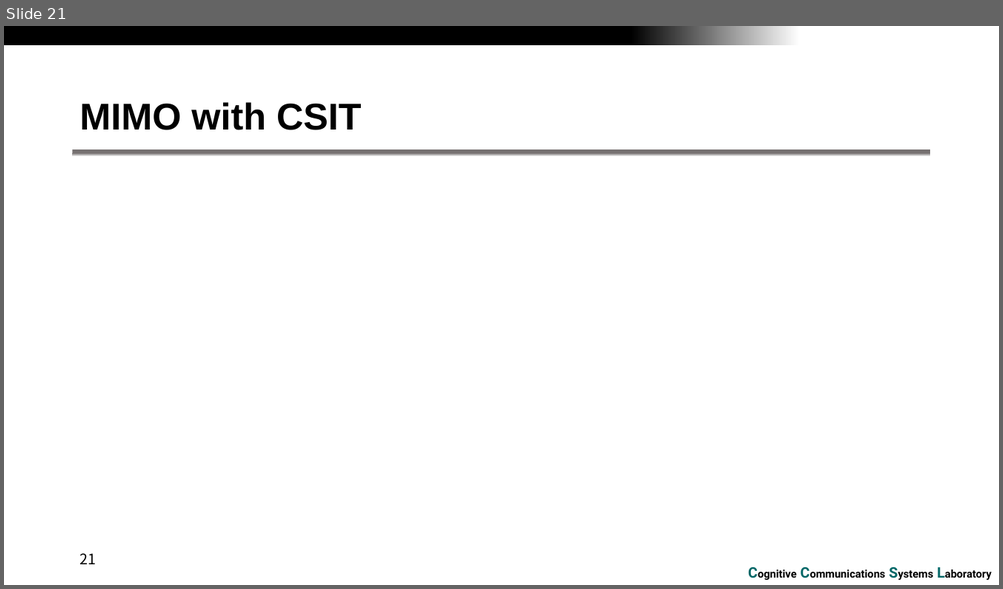
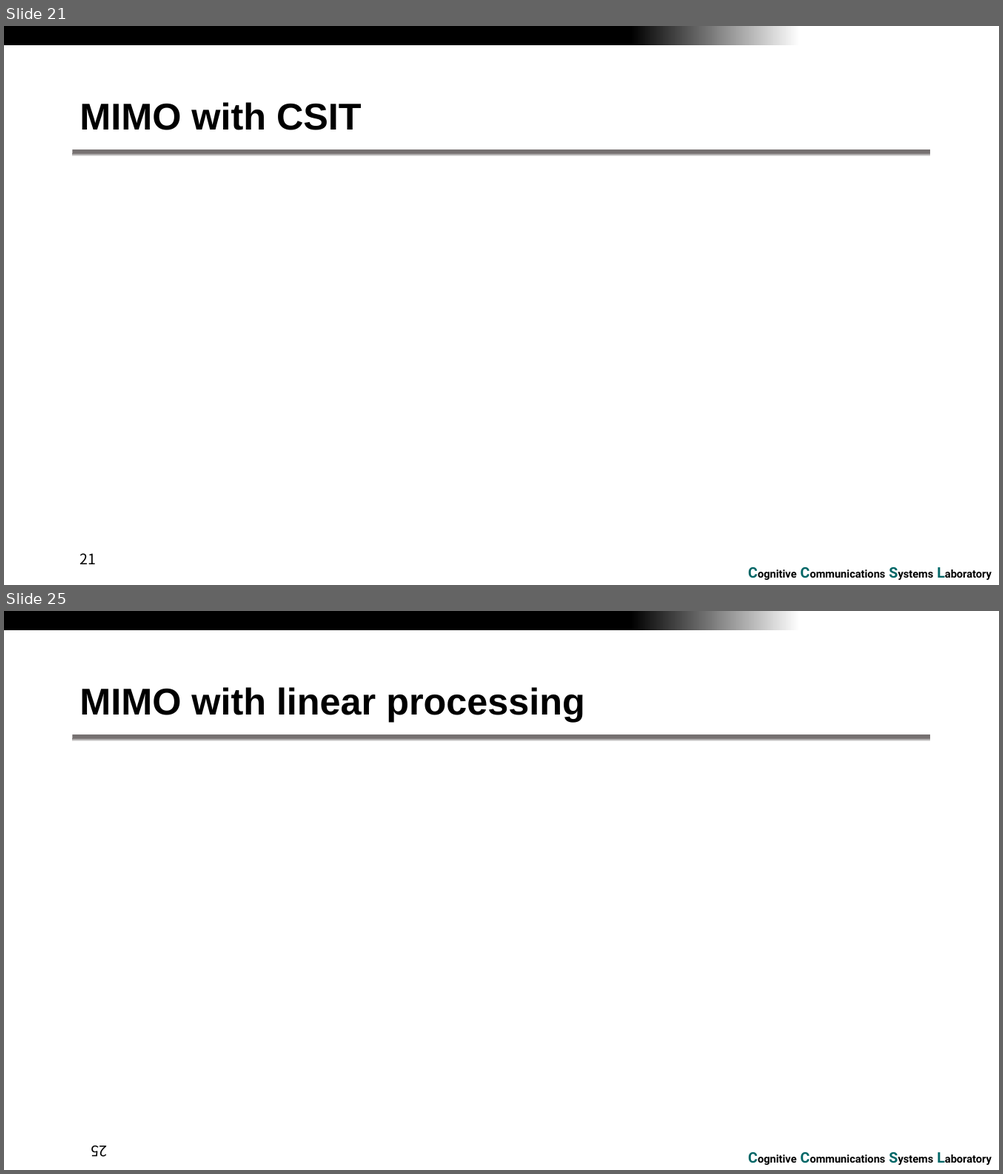
Before and after one commit to RefatHanbat/Presentation-of-SDM, a slide deck: assignment-5.pptx. Shown one above the other, each under a label of ours: slide 21 before the commit, slides 21 and 25 after it; the slides between them are not shown. The pictures are 1003x589 and 1003x1174 pixels, drawn with LibreOffice and Linux fonts; fonts in the diff are those of the drawing; grey boxes stand for pictures; background and template pictures are left out. Boxes give left, top, right and bottom in pixels: in the first picture for what was removed or moved away, otherwise in the second. Text is boxed around its words. In the diff, an @@ line names an element or a change of style, - is before the commit and + after.

```diff
--- a/assignment-5.pptx
+++ b/assignment-5.pptx
@@ slide 25 added at (x1=4, y1=611, x2=999, y2=1170), background #FFFFFF; not listed: 3 template elements that a slide beside it also shows @@
@@ title added at (x1=79, y1=687, x2=585, y2=722), 36 pt, text #000000, bold @@
+MIMO with linear processing
@@ page number added at (x1=91, y1=1145, x2=107, y2=1157), 14 pt, text #000000 @@
+25
```
Also in this commit, not shown: 5 other slides added, 3 other files.
